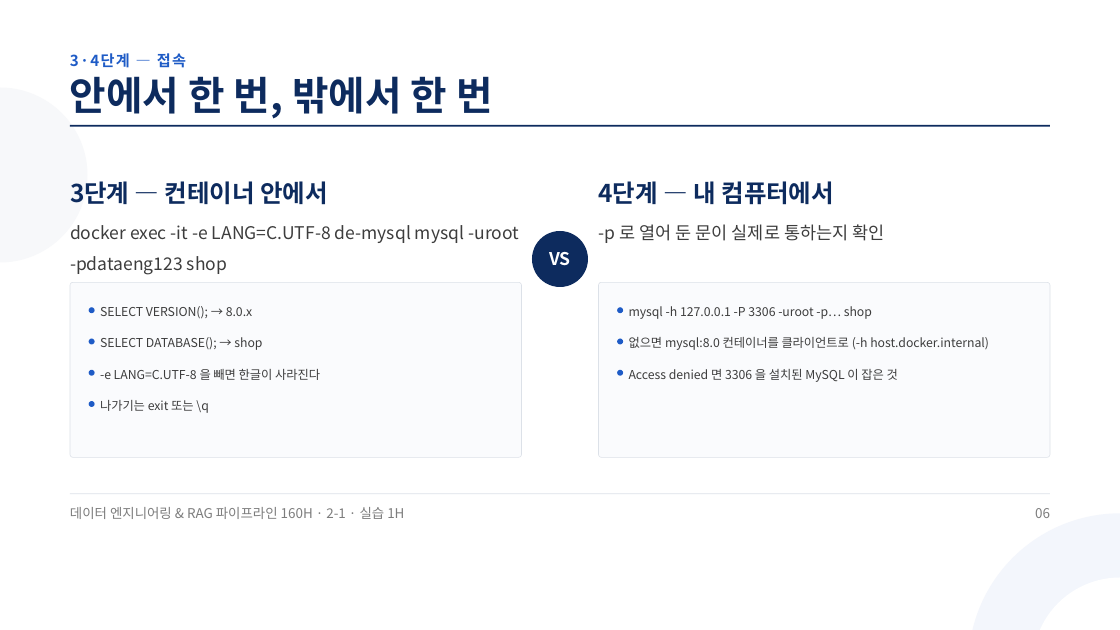
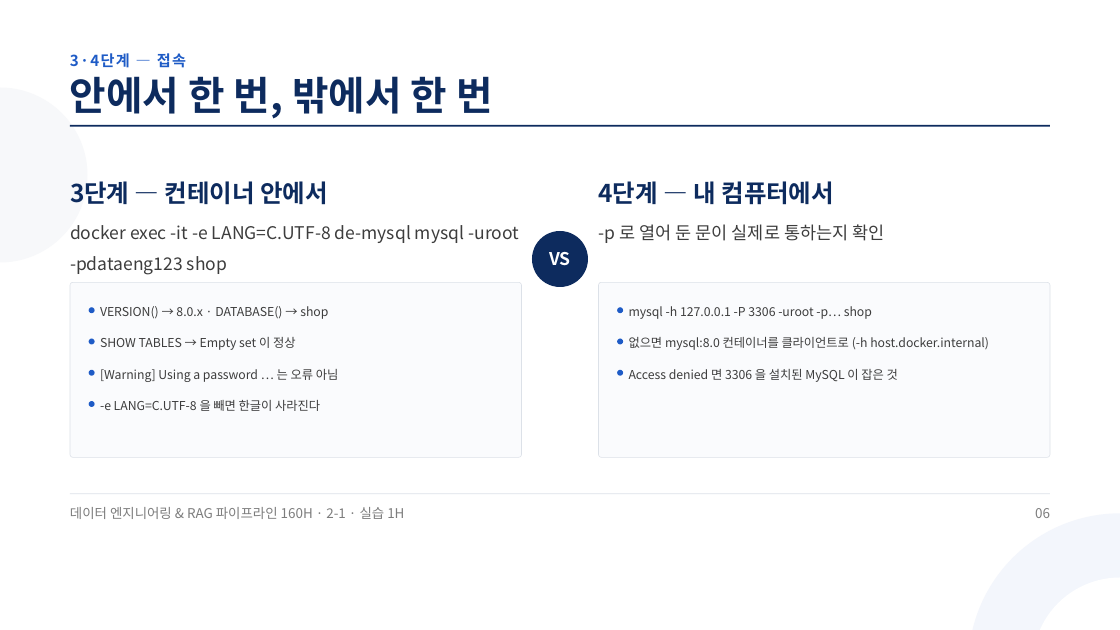
Before and after one commit to aebonlee/materials, a slide deck: slide 6 of data-eng/decks/w2d1s2.pptx. Drawn at 1120x630 pixels with LibreOffice and Linux fonts; fonts in the diff are those of the drawing. Boxes give left, top, right and bottom in pixels: in the first picture for what was removed or moved away, otherwise in the second. Text is boxed around its words. In the diff, an @@ line names an element or a change of style, - is before the commit and + after.

```diff
--- a/data-eng/decks/w2d1s2.pptx
+++ b/data-eng/decks/w2d1s2.pptx
@@ text at bbox=[100, 306, 328, 319]: text changed @@
-SELECT VERSION(); → 8.0.x
+VERSION() → 8.0.x · DATABASE() → shop
@@ text at bbox=[100, 337, 296, 350]: text changed @@
-SELECT DATABASE(); → shop
+SHOW TABLES → Empty set 이 정상
@@ text added at bbox=[100, 369, 339, 382], 15.8 pt, text #3D3D3D @@
+[Warning] Using a password … 는 오류 아님
@@ text "-e LANG=C.UTF-8 을 빼면 한글이 ...": place and size @@
-text "-e LANG=C.UTF-8 을 빼면 한글이 ..." at bbox=[100, 369, 320, 380]
+text "-e LANG=C.UTF-8 을 빼면 한글이 ..." at bbox=[100, 400, 320, 411]
@@ text removed at bbox=[100, 400, 208, 413] @@
-나가기는 exit 또는 \q
```
Also in this commit, not shown: 6 other slides changed, 9 other files.
